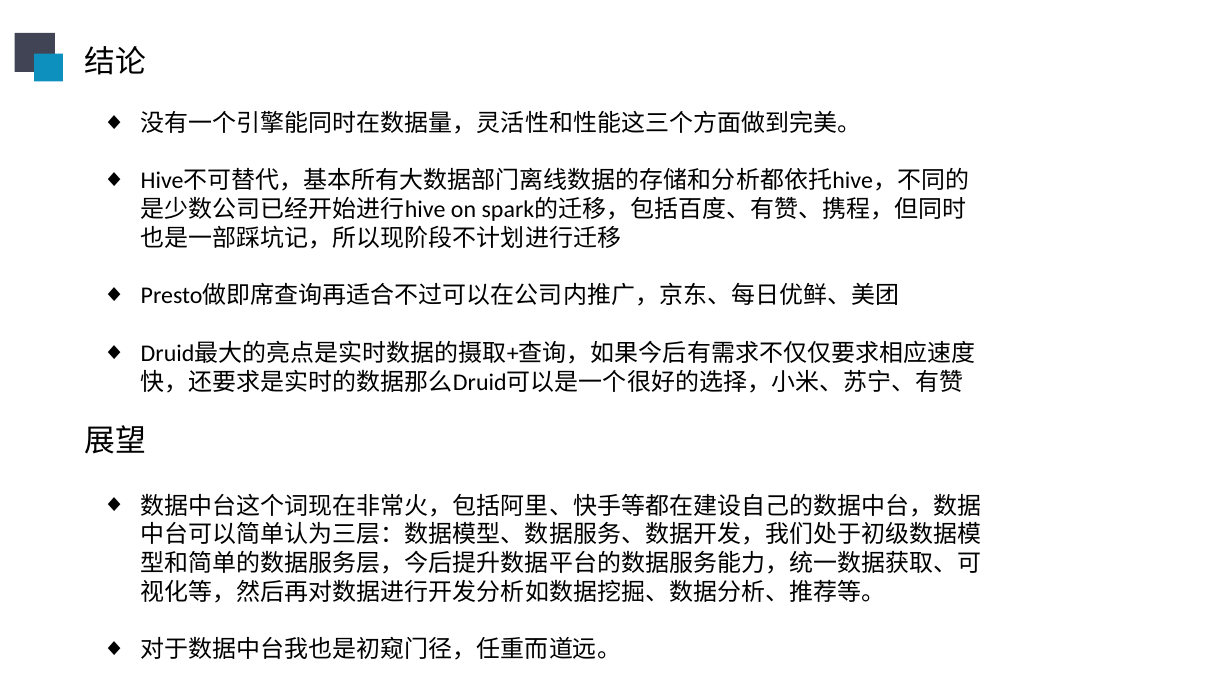
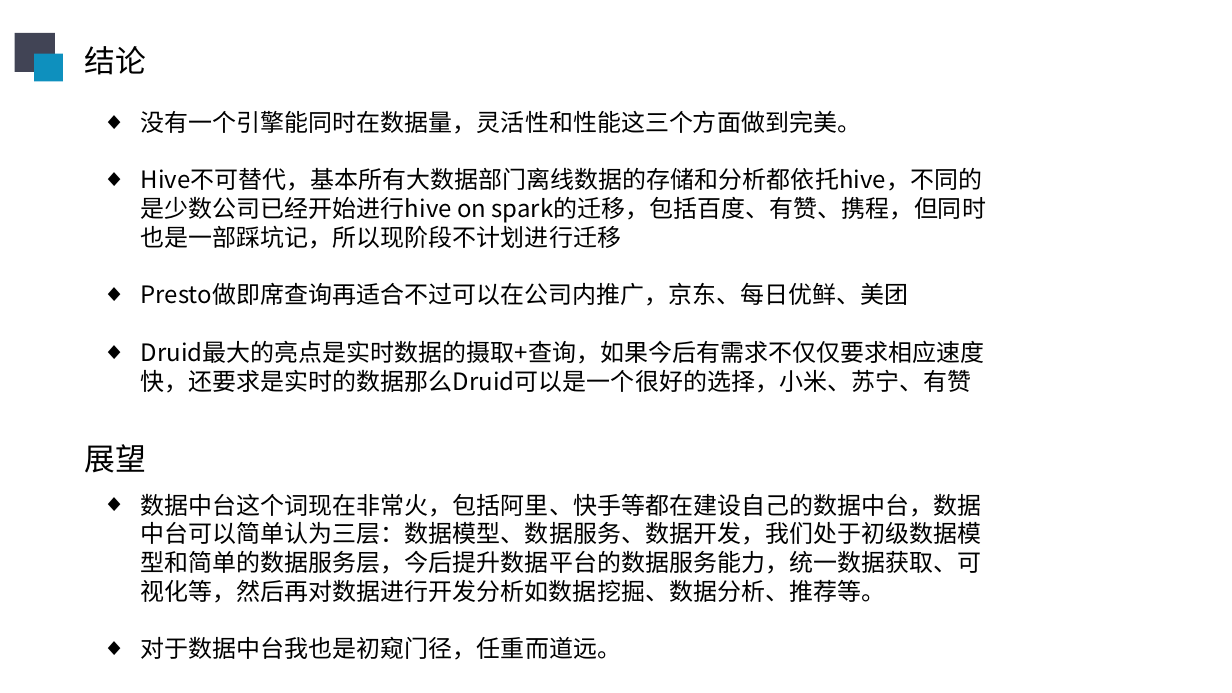
Before and after one commit to sunliangliang9201/interview_prepare, a slide deck: slide 22 of 在线阶段汇报20190606.pptx (slide 21 before the commit). Drawn at 1232x693 pixels with LibreOffice and Linux fonts; fonts in the diff are those of the drawing. Boxes give left, top, right and bottom in pixels: in the first picture for what was removed or moved away, otherwise in the second. Text is boxed around its words. In the diff, an @@ line names an element or a change of style, - is before the commit and + after.

```diff
--- a/在线阶段汇报20190606.pptx
+++ b/在线阶段汇报20190606.pptx
@@ text "没有一个引擎能同时在数据量，灵活性和性能这三个方面做到完美。" at (141,110,986,393): font Calibri to Noto Sans CJK SC @@
@@ text "展望": place and size @@
-text "展望" at (85,425,147,454)
+text "展望" at (85,444,147,473)
```
Also in this commit, not shown: 4 other slides changed, 1 slide added, 1 other file.
